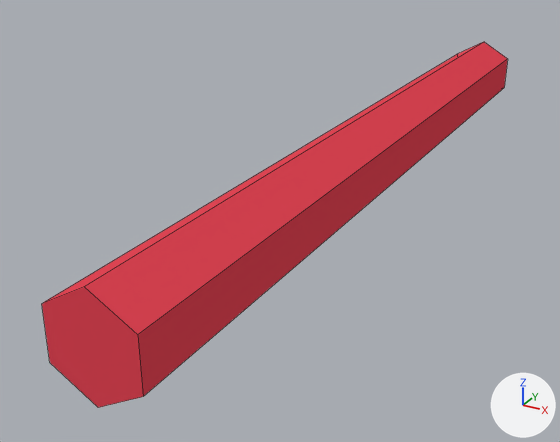
Renders of the Blender file art/laser.blend from each side of a commit.
Camera for both pictures: a 50 mm lens placed at (0.341, -0.844, 0.303), pointed at (-0.078, -0.082, -0.078). The axes (+X, +Y, +Z) are drawn at lower right. The lights are the same throughout. Mesh edges are drawn as thin lines.
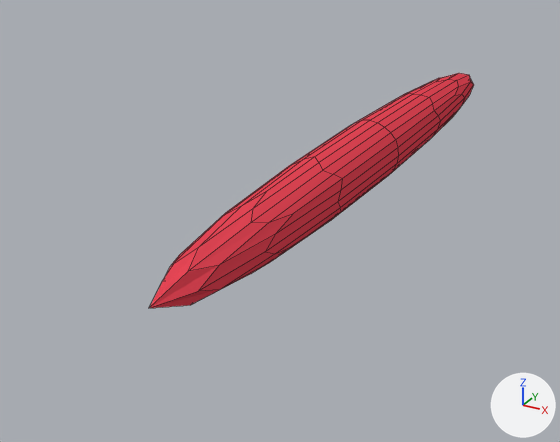
Where the change shows, as pixel boxes (x1, y1, x2, y2) in the pictures (560 x 442 px):
```json
{"object": "Cylinder", "change": "modifiers changed", "before": [42, 42, 508, 407], "after": [149, 73, 474, 308], "on screen": "30% narrower, 36% shorter"}
```

Scene script edits in JSON lines:
```json
{"op": "add", "block": "ob_cylinder", "code": "_m = ob_cylinder.modifiers.new('Subsurf', 'SUBSURF')"}
```
